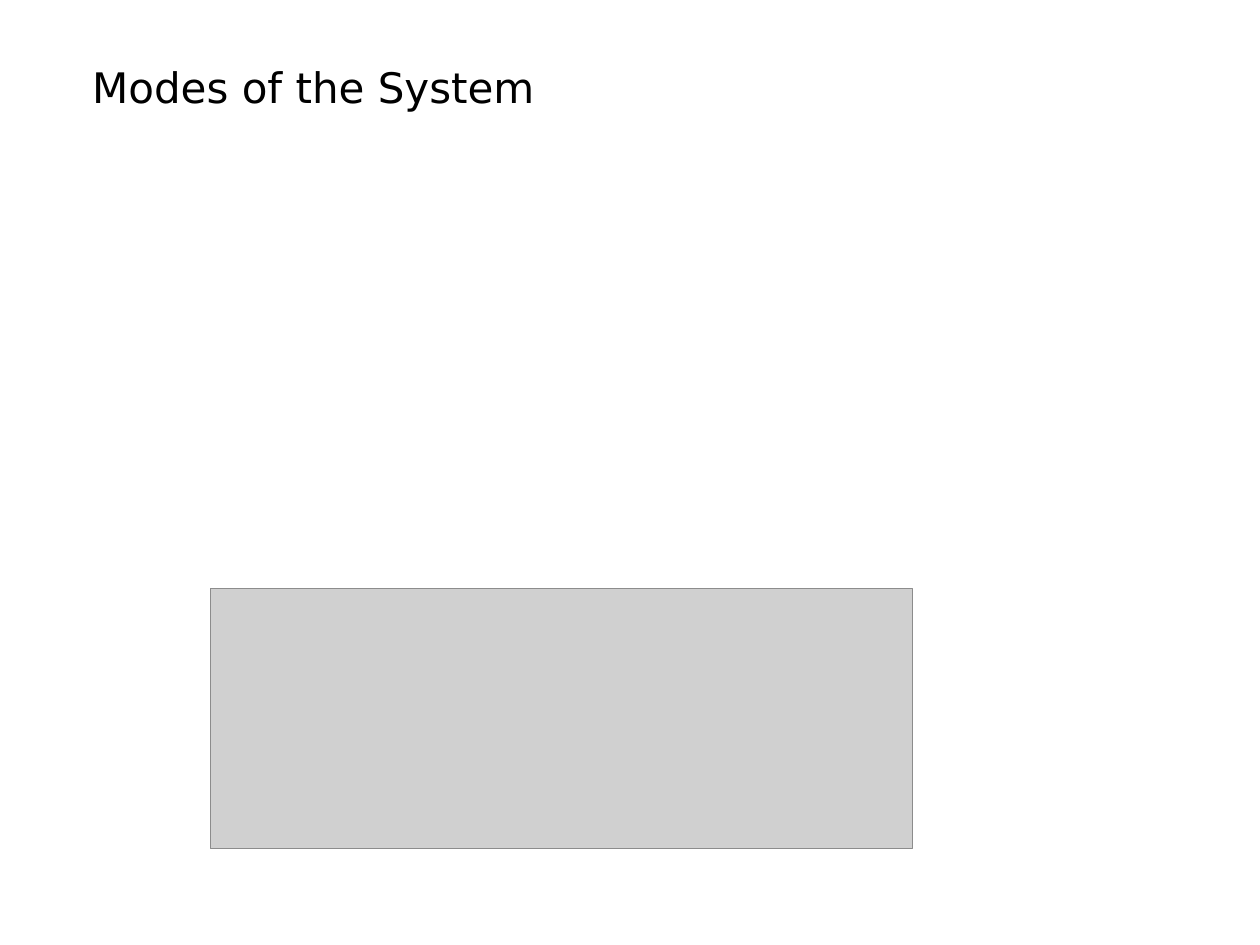
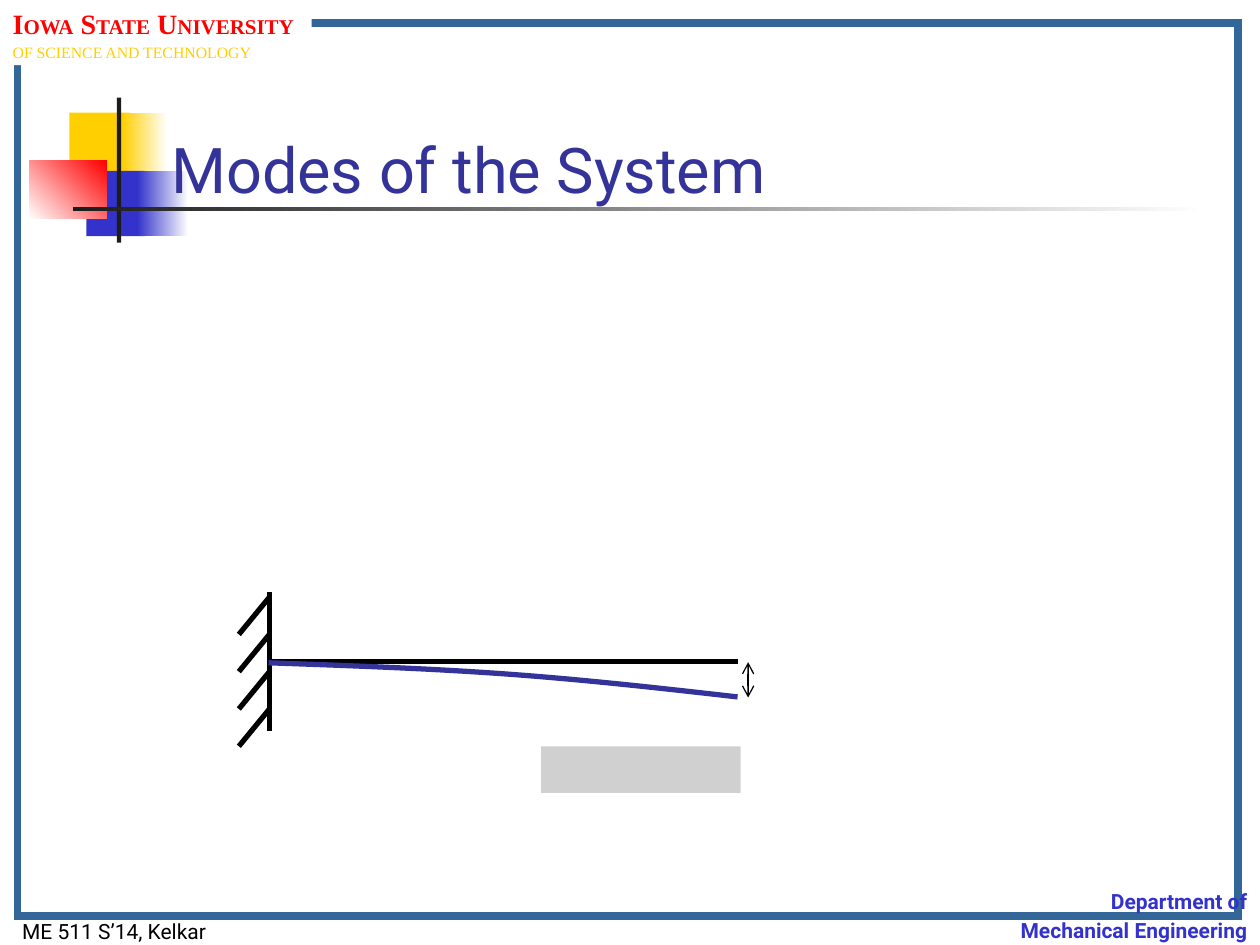
Before and after one commit to jasonnicholson/ME_511_Spring_2014_Lectures, a slide deck: slide 1 of me511_S14__Lect.Notes_Set09.pptm. Drawn at 1260x945 pixels with LibreOffice and Linux fonts; fonts in the diff are those of the drawing; grey boxes stand for pictures; background and template pictures are left out. Boxes give left, top, right and bottom in pixels: in the first picture for what was removed or moved away, otherwise in the second. Text is boxed around its words. In the diff, an @@ line names an element or a change of style, - is before the commit and + after.

```diff
--- a/me511_S14__Lect.Notes_Set09.pptm
+++ b/me511_S14__Lect.Notes_Set09.pptm
@@ rectangle added at (x1=18, y1=23, x2=1239, y2=915), outline #336699 4.5 pt @@
@@ text added at (x1=13, y1=47, x2=251, y2=58), 9 pt, text #FFCF01 @@
+IOWA STATE UNIVERSITY
+OF SCIENCE AND TECHNOLOGY
@@ title "Modes of the System" moved from (x1=92, y1=71, x2=535, y2=112) to (x1=171, y1=145, x2=766, y2=208) @@
@@ title "Modes of the System" at (x1=171, y1=145, x2=766, y2=208): size 24 to 36 pt, font DejaVu Sans to Roboto, text colour #000000 to #333399; line spacing 0.95 to 1; vertical alignment top to bottom @@
@@ rectangle added at (x1=69, y1=112, x2=130, y2=178), fill #FFCF01 @@
@@ rectangle added at (x1=117, y1=98, x2=121, y2=243), fill #1C1C1C @@
@@ rectangle added at (x1=122, y1=112, x2=168, y2=178), fill gradient #FFCF01 to #FFFFFF @@
@@ rectangle added at (x1=29, y1=161, x2=106, y2=219), fill gradient #FFFFFF to #FF0000 @@
@@ rectangle added at (x1=87, y1=171, x2=145, y2=237), fill #3333CC @@
@@ rectangle added at (x1=137, y1=171, x2=188, y2=237), fill gradient #3333CC to #FFFFFF @@
@@ rectangle added at (x1=73, y1=207, x2=1207, y2=210), fill gradient #1C1C1C to #FFFFFF @@
@@ picture removed at (x1=210, y1=588, x2=912, y2=849) @@
@@ group added at (x1=239, y1=592, x2=748, y2=746): 6 lines, 1 freeform shape, 1 double arrow @@
@@ text added at (x1=1021, y1=889, x2=1247, y2=943), 12 pt, text #3333CC, bold @@
+Department of
+Mechanical Engineering
@@ text added at (x1=22, y1=923, x2=206, y2=942), 12 pt, text #000000 @@
+ME 511 S’14, Kelkar
```
Also in this commit, not shown: 20 other slides changed, 3 slides added, 4 slides removed, 1 other file.
